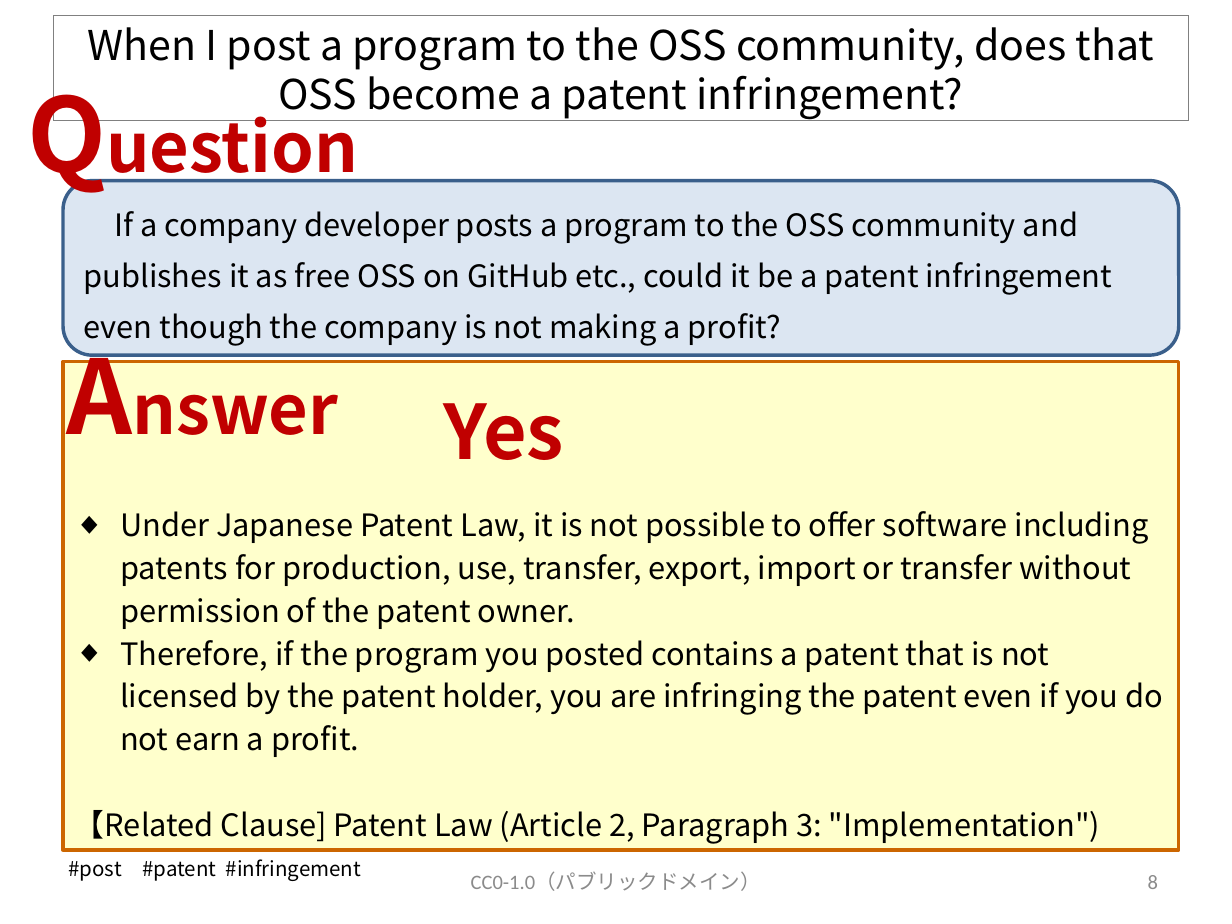
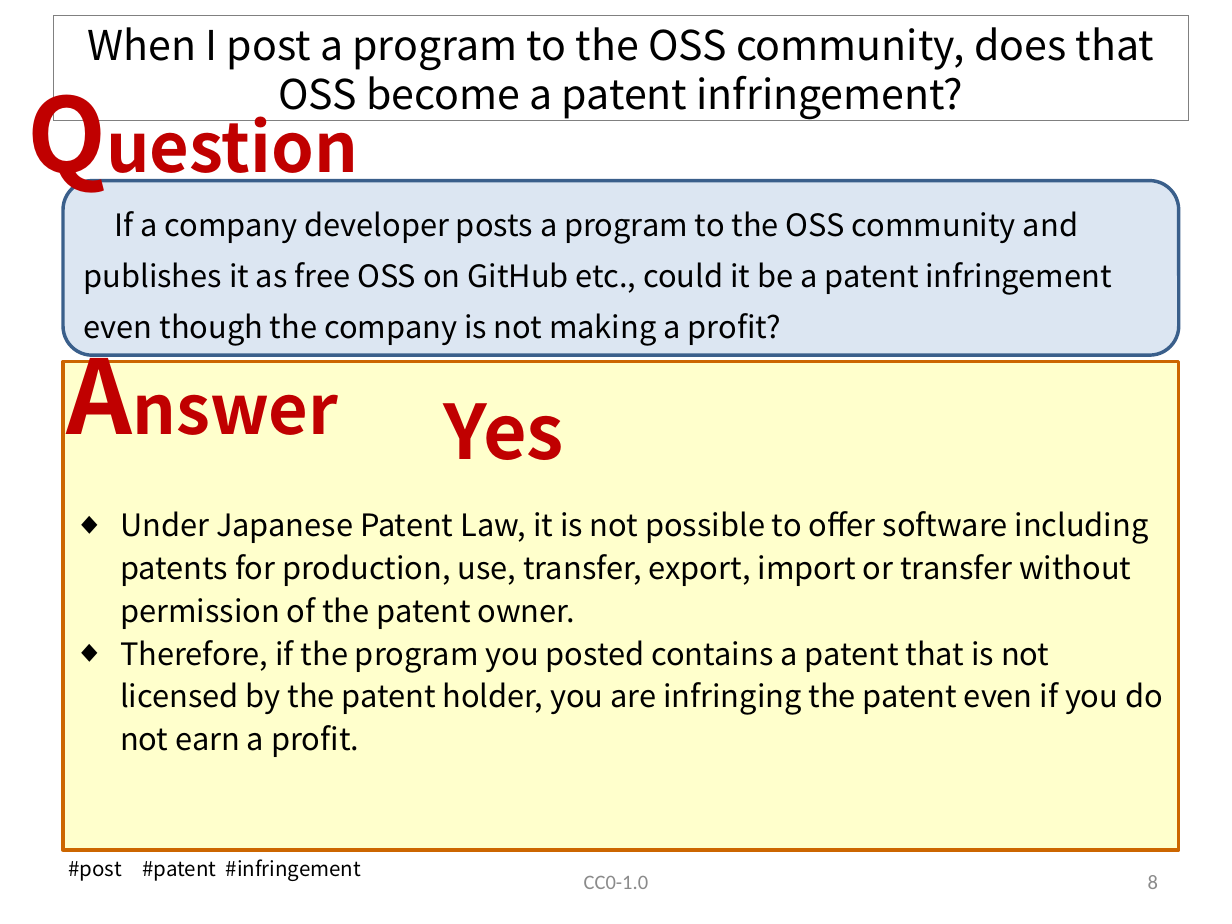
Before and after one commit to OpenChain-Project/OpenChain-JWG, a slide deck: slide 9 of Education_Material/FAQ/Misunderstandings_of_OSS_licenses_CC0.pptx. Drawn at 1232x924 pixels with LibreOffice and Linux fonts; fonts in the diff are those of the drawing. Boxes give left, top, right and bottom in pixels: in the first picture for what was removed or moved away, otherwise in the second. Text is boxed around its words. In the diff, an @@ line names an element or a change of style, - is before the commit and + after.

```diff
--- a/Education_Material/FAQ/Misunderstandings_of_OSS_licenses_CC0.pptx
+++ b/Education_Material/FAQ/Misunderstandings_of_OSS_licenses_CC0.pptx
@@ text at [74,810,1101,844]: paragraph removed @@
-【Related Clause] Patent Law (Article 2, Paragraph 3: "Implementation")
@@ text at [584,876,648,889]: text changed @@
-CC0-1.0（パブリックドメイン）
+CC0-1.0
```
Also in this commit, not shown: 51 other slides changed, 5 slides added.
